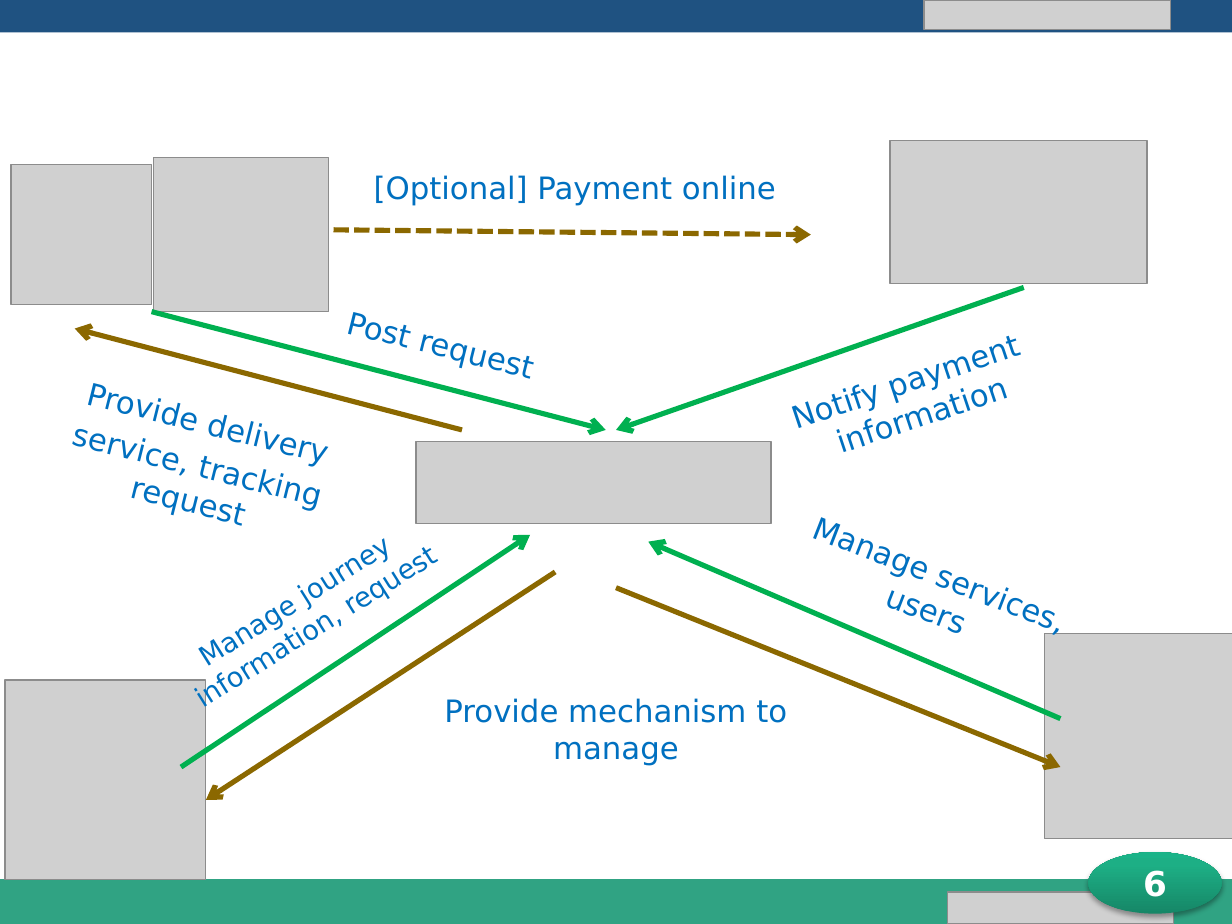
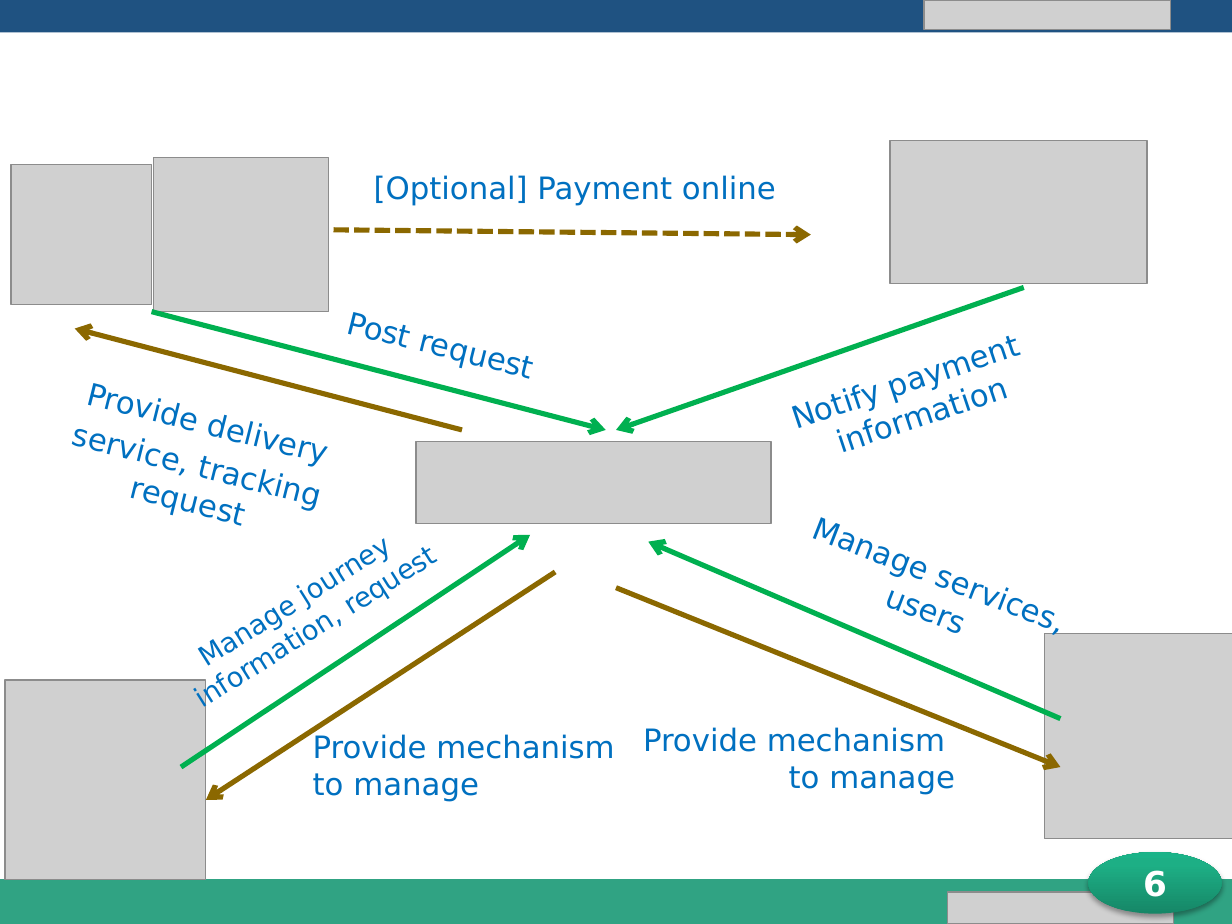
Before and after one commit to longdao2904/capstone-project-teamx, a slide deck: slide 6 of iDeliver presentation.pptx. Drawn at 1232x924 pixels with LibreOffice and Linux fonts; fonts in the diff are those of the drawing; grey boxes stand for pictures; background and template pictures are left out. Boxes give left, top, right and bottom in pixels: in the first picture for what was removed or moved away, otherwise in the second. Text is boxed around its words. In the diff, an @@ line names an element or a change of style, - is before the commit and + after.

```diff
--- a/iDeliver presentation.pptx
+++ b/iDeliver presentation.pptx
@@ text "Provide mechanism to manage": place and size @@
-text "Provide mechanism to manage" at (444,698,787,766)
+text "Provide mechanism to manage" at (643,727,955,795)
@@ text "Provide mechanism to manage" at (643,727,955,795): alignment centre to right @@
@@ text added at (313,734,614,802), 18 pt, text #0070C0 @@
+Provide mechanism
+to manage
```
Also in this commit, not shown: 1 other slide changed.
